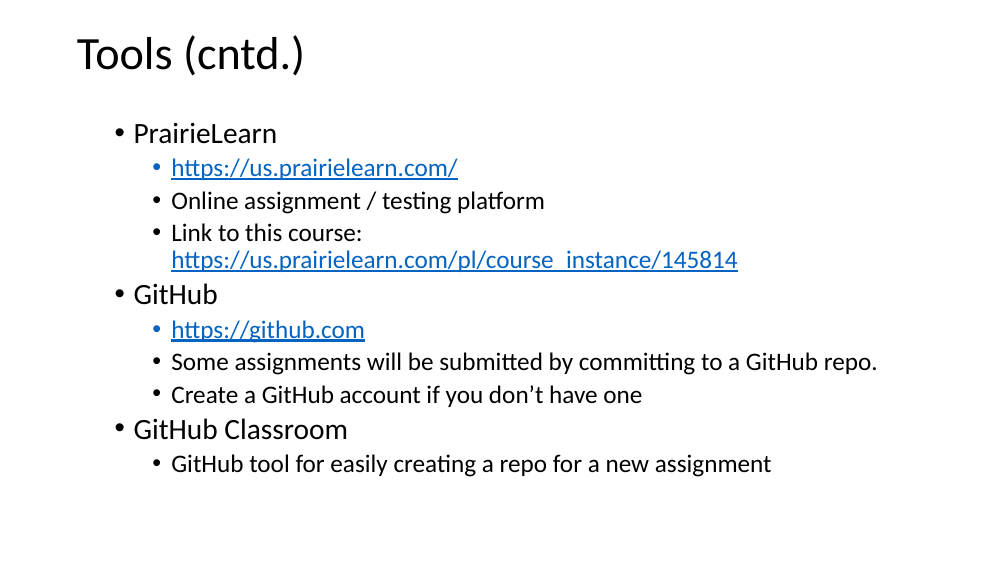
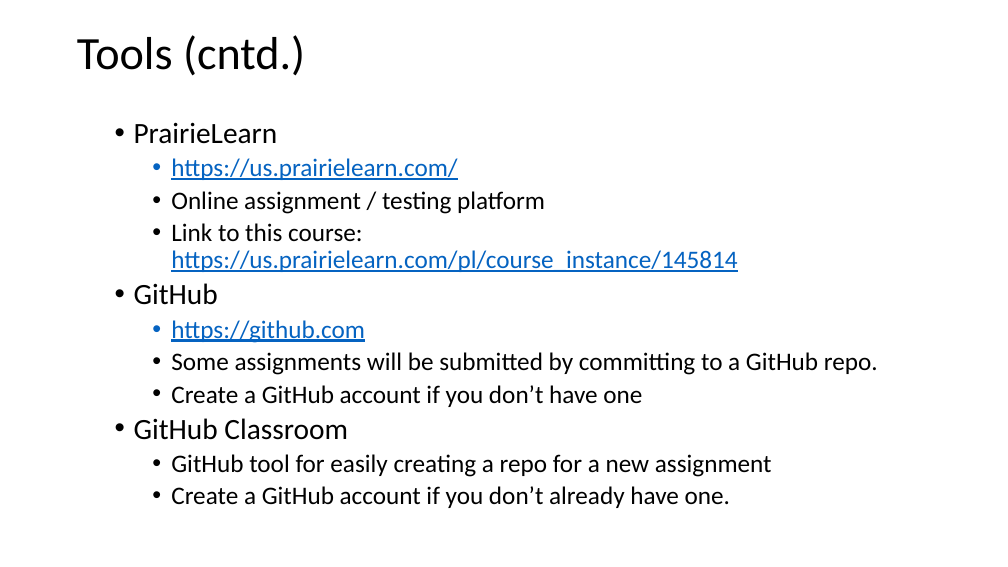
Before and after one commit to KurmasGVSU/KurmasGVSU.github.io, a slide deck: slide 6 of Teaching/Courses/W24/CIS500/LectureNotes/cis500_intro.pptx. Drawn at 1008x567 pixels with LibreOffice and Linux fonts; fonts in the diff are those of the drawing. Boxes give left, top, right and bottom in pixels: in the first picture for what was removed or moved away, otherwise in the second. Text is boxed around its words. In the diff, an @@ line names an element or a change of style, - is before the commit and + after.

```diff
--- a/Teaching/Courses/W24/CIS500/LectureNotes/cis500_intro.pptx
+++ b/Teaching/Courses/W24/CIS500/LectureNotes/cis500_intro.pptx
@@ text at (171, 486, 730, 508): paragraph added @@
+    • Create a GitHub account if you don’t already have one.
```
Also in this commit, not shown: 6 other files.
